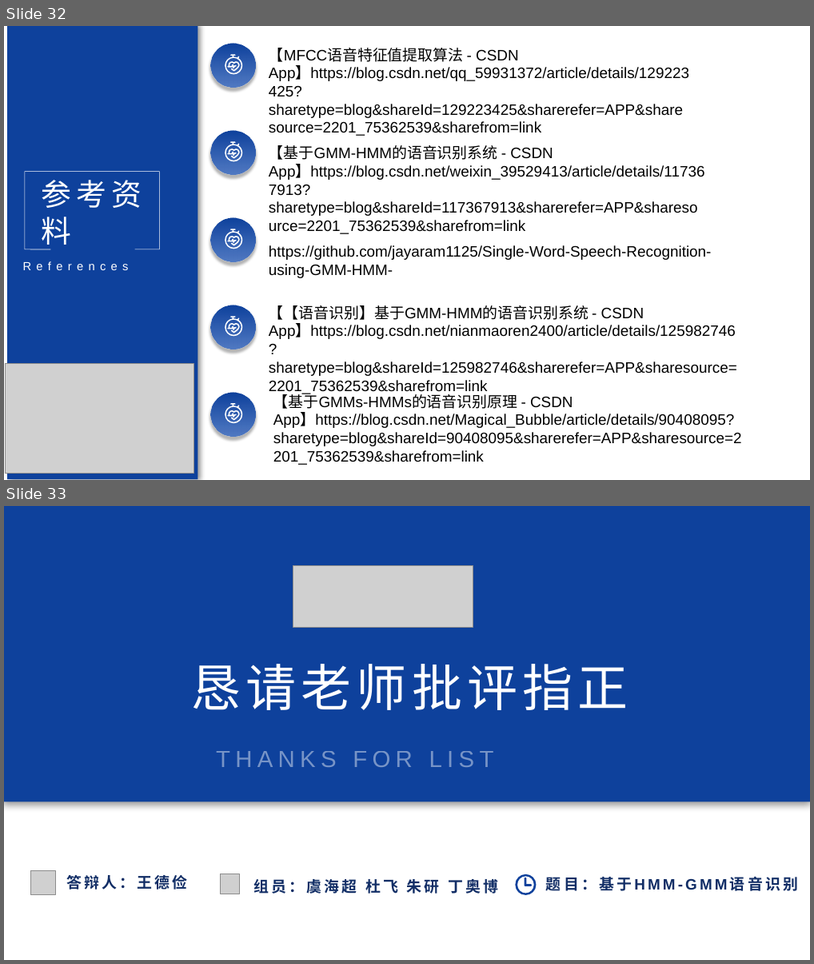
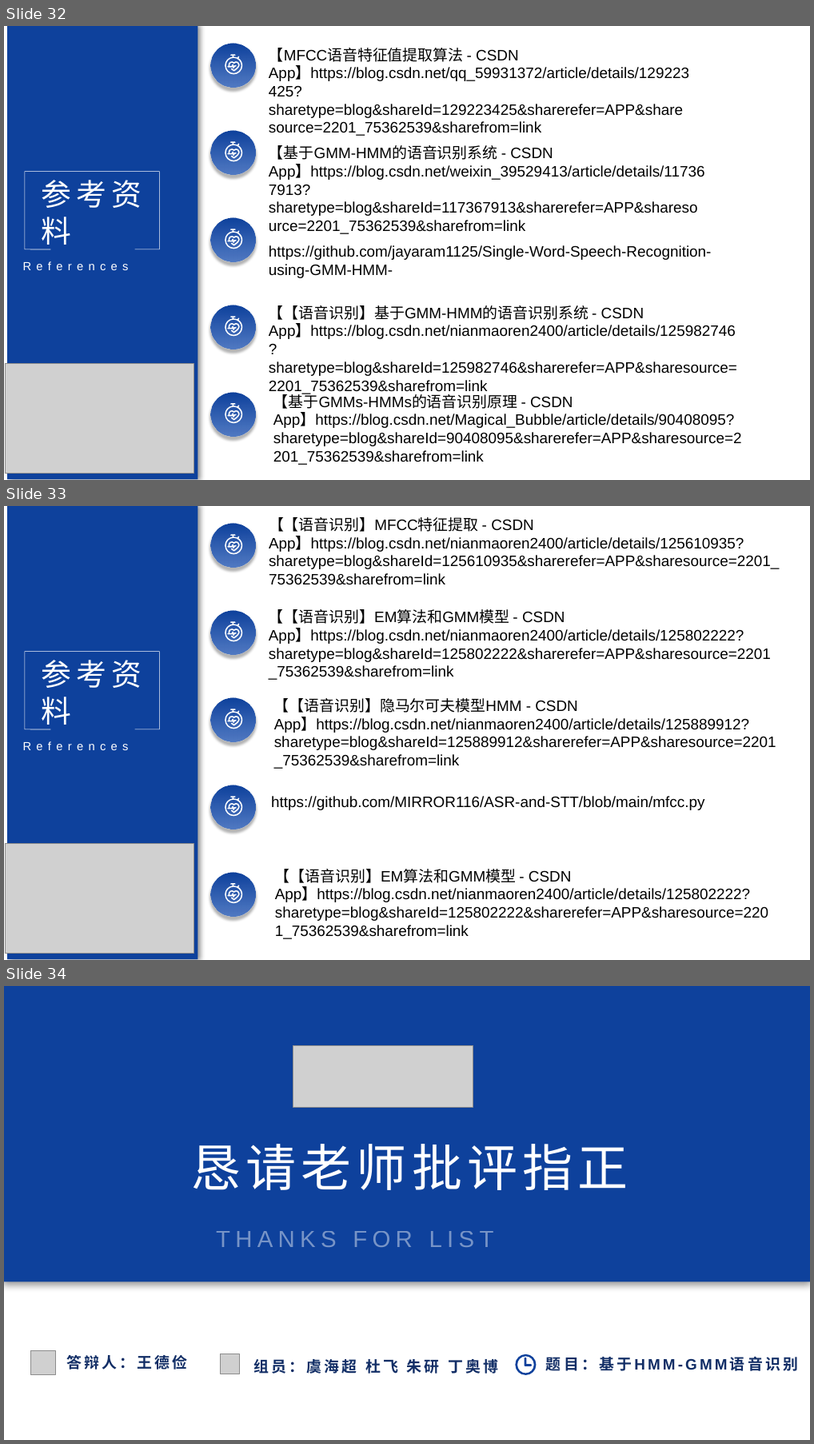
Before and after one commit to donk8/voice-recognition, a slide deck: Python期末答辩.pptx. Shown one above the other, each under a label of ours: slides 32 and 33 before the commit, slides 32, 33 and 34 after it. The pictures are 814x964 and 814x1444 pixels, drawn with LibreOffice and Linux fonts; fonts in the diff are those of the drawing; grey boxes stand for pictures; background and template pictures are left out. Boxes give left, top, right and bottom in pixels: in the first picture for what was removed or moved away, otherwise in the second. Text is boxed around its words. In the diff, an @@ line names an element or a change of style, - is before the commit and + after.

```diff
--- a/Python期末答辩.pptx
+++ b/Python期末答辩.pptx
@@ slide 33 added at [4,506,810,960], background #FFFFFF @@
@@ rectangle added at [8,506,198,959], fill #0E419C @@
@@ ellipse added at [211,524,255,568], fill gradient #0E419C to #4472C4 @@
@@ text added at [269,517,779,585], 18 pt, text #000000 @@
+【【语音识别】MFCC特征提取 - CSDN App】https://blog.csdn.net/nianmaoren2400/article/details/125610935?sharetype=blog&shareId=125610935&sharerefer=APP&sharesource=2201_75362539&sharefrom=link
@@ freeform shape added at [225,535,242,554], fill #FFFFFF @@
@@ ellipse added at [211,611,255,655], fill gradient #0E419C to #4472C4 @@
@@ freeform shape added at [225,621,242,641], fill #FFFFFF @@
@@ text added at [269,609,771,680], 18 pt, text #000000 @@
+【【语音识别】EM算法和GMM模型 - CSDN App】https://blog.csdn.net/nianmaoren2400/article/details/125802222?sharetype=blog&shareId=125802222&sharerefer=APP&sharesource=2201_75362539&sharefrom=link
@@ freeform shape added at [25,651,159,729], outline #FFFFFF 0.5 pt @@
@@ text added at [41,660,142,730], 36 pt, text #FFFFFF @@
+参考资料
@@ ellipse added at [211,698,255,742], fill gradient #0E419C to #4472C4 @@
@@ freeform shape added at [225,708,242,728], fill #FFFFFF @@
@@ text added at [274,698,777,768], 18 pt, text #000000 @@
+【【语音识别】隐马尔可夫模型HMM - CSDN App】https://blog.csdn.net/nianmaoren2400/article/details/125889912?sharetype=blog&shareId=125889912&sharerefer=APP&sharesource=2201_75362539&sharefrom=link
@@ text added at [17,736,450,756], 14 pt, text #FFFFFF @@
+References
@@ ellipse added at [211,785,255,829], fill gradient #0E419C to #4472C4 @@
@@ freeform shape added at [225,796,242,816], fill #FFFFFF @@
@@ text added at [271,796,705,810], 18 pt, text #000000 @@
+https://github.com/MIRROR116/ASR-and-STT/blob/main/mfcc.py
@@ picture added at [6,843,194,952] @@
@@ ellipse added at [211,872,255,916], fill gradient #0E419C to #4472C4 @@
@@ freeform shape added at [225,883,242,903], fill #FFFFFF @@
@@ text added at [275,868,769,939], 18 pt, text #000000 @@
+【【语音识别】EM算法和GMM模型 - CSDN App】https://blog.csdn.net/nianmaoren2400/article/details/125802222?sharetype=blog&shareId=125802222&sharerefer=APP&sharesource=2201_75362539&sharefrom=link
@@ what was slide 33 is now slide 34 @@
```
Also in this commit, not shown: 3 slides changed.
